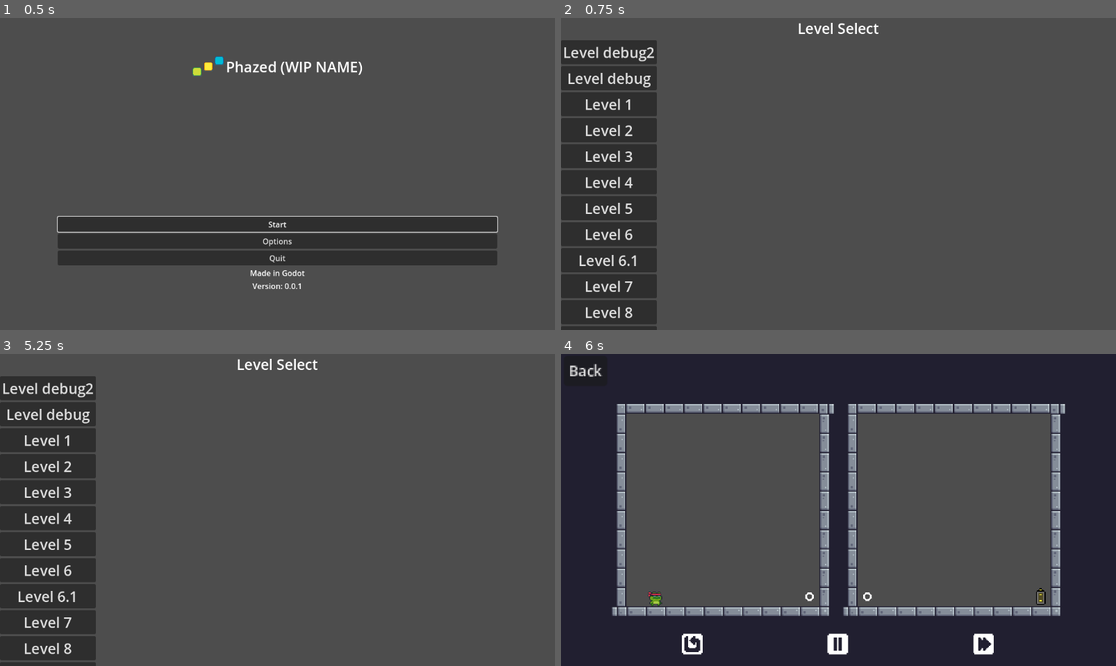
Above: before the commit, frames 1-4 (two rows, left to right).
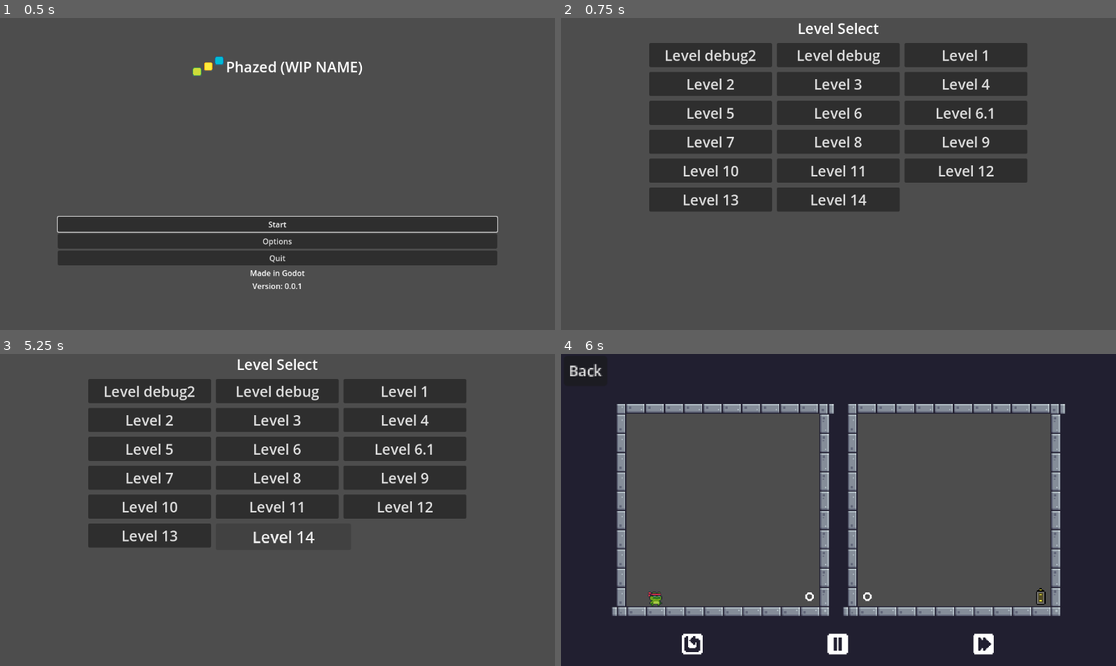
Above: after the commit, the same moments.

Repository: DoubleTrio/phazed
Game: Godot game, scene res://Scenes/Menu/main_menu.tscn
Same seed, same stepped clock (60 frames per second), same inputs: the game is played once before the commit and once after it.
Inputs (mouse positions are in pixels of both pictures, inside the frame that each line leads up to):
- Up to frame 1 (0.5 s): no input
- Up to frame 2 (0.75 s): click "Start" at 0.5 s
- Up to frame 3 (5.25 s): click "Level 1" at 1.25 s; click (133, 644) at 2 s; click (133, 644) at 2.75 s; click (133, 644) at 3.5 s; click (421, 644) at 4.25 s; click "Back" at 5 s
- Up to frame 4 (6 s): click "Level 1" at 5.75 s

Frame 1 is identical in both runs. In frame 2, 41% of the frame differs, in the area x 0-84%, y 7-100%; in frame 3, 40%; in frame 4, nothing differs.

Commit message:
Improve layout of level select

Diff:
--- a/Scenes/Menu/level_selection.tscn
+++ b/Scenes/Menu/level_selection.tscn
@@ -12,12 +12,18 @@
 script = ExtResource("1_jnaxq")
 
 [node name="MarginContainer" type="MarginContainer" parent="."]
-layout_mode = 0
-offset_right = 1152.0
+layout_mode = 1
+anchors_preset = 5
+anchor_left = 0.5
+anchor_right = 0.5
+offset_left = -576.0
+offset_right = 576.0
 offset_bottom = 648.0
+grow_horizontal = 2
 
 [node name="VBoxContainer" type="VBoxContainer" parent="MarginContainer"]
 layout_mode = 2
+theme_override_constants/separation = 10
 
 [node name="Label" type="Label" parent="MarginContainer/VBoxContainer"]
 layout_mode = 2
@@ -27,3 +33,8 @@
 
 [node name="GridContainer" type="GridContainer" parent="MarginContainer/VBoxContainer"]
 layout_mode = 2
+size_flags_horizontal = 4
+size_flags_vertical = 3
+theme_override_constants/h_separation = 10
+theme_override_constants/v_separation = 10
+columns = 3
--- a/Scripts/Menu/level_selection.gd
+++ b/Scripts/Menu/level_selection.gd
@@ -14,13 +14,15 @@
 
 	var files_list = Array(dir.get_files())
 	files_list.sort_custom(func	(a:String,b): return float(a.split("_",true,1)[1])<float(b.split("_",true,1)[1]))
-#
+	var min_width = files_list.map(func (s): return s.length()).max() * 15
+	var min_size = Vector2(min_width,50)
 	for file_name: String in files_list:
 		print(file_name)
-		create_level_btn('%s/%s' % [dir.get_current_dir(),file_name], file_name)
+		create_level_btn('%s/%s' % [dir.get_current_dir(),file_name], file_name, min_size)
 
-func create_level_btn(lvl_path:String, file_name:String) -> void:
+func create_level_btn(lvl_path:String, file_name:String, min_size:Vector2) -> void:
 	var btn = LEVEL_BTN.instantiate()
 	btn.text = "Level "+file_name.split("_",true,1)[1].trim_suffix(".tscn")
 	btn.level_path = lvl_path
+	btn.set_custom_minimum_size(min_size)
 	grid.add_child(btn)
